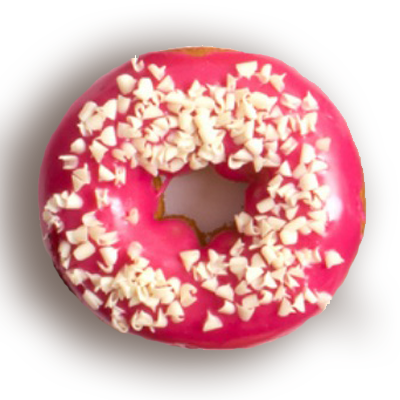
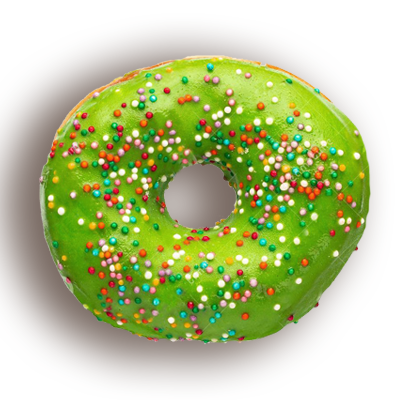
Revision of a layered (400, 400) image; what changed, layer by layer:
added layer "Layer 3 copy" above "Layer 8" over [39, 55, 371, 347]
hid "Layer 8" over [20, 44, 382, 351]
